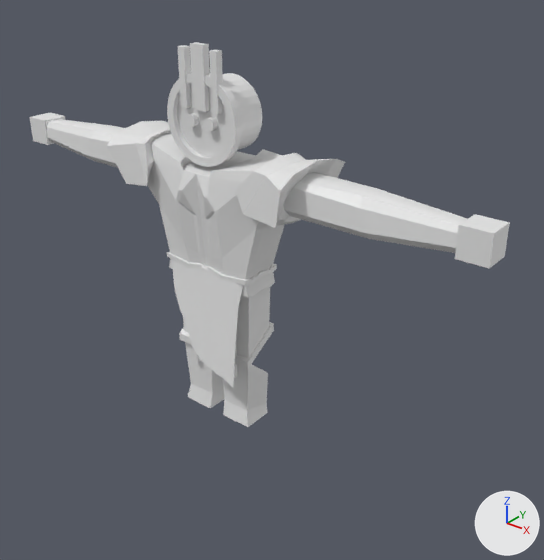
The FBX model Assets/Models/Actors/KOLOSS.fbx: old version first, new version second.
The view is the same before and after, from a camera (50 mm lens) standing at (5.04, -5.46, 5.07) and looking at (0.84, -0.22, 1.82). The axes (+X, +Y, +Z) are drawn at lower right. The lights are the same throughout. Materials are left out; every surface is plain grey. Where no turn or scale is listed for an object, it has been applied to the vertices.

The scene before the commit, as lines of its bpy script (objects in view):
```python
ob_armpit = bpy.data.objects.new('Armpit', me_cube_011)
ob_armpit.location = (0.0, 0.0, 0.0)
ob_arms = bpy.data.objects.new('Arms', me_cube_010)
ob_arms.location = (0.0, 0.0, 0.0)
ob_belt = bpy.data.objects.new('Belt', me_cube_012)
ob_belt.location = (0.0, 0.0, 0.0)
ob_face = bpy.data.objects.new('Face', me_cylinder_001)
ob_face.location = (0.0, 0.0, 0.0)
ob_hands = bpy.data.objects.new('Hands', me_cube_014)
ob_hands.location = (0.0, 0.0, 0.0)
ob_legs = bpy.data.objects.new('Legs', me_cube_013)
ob_legs.location = (0.0, 0.0, 0.0)
ob_pauldrons = bpy.data.objects.new('Pauldrons', me_cube_009)
ob_pauldrons.location = (0.0, 0.0, 0.0)
ob_skirt = bpy.data.objects.new('Skirt', me_cube_008)
ob_skirt.location = (0.0, 0.0, 0.0)
ob_torso = bpy.data.objects.new('Torso', me_cube_003)
ob_torso.location = (0.0, 0.0, 0.0)
# also in view: 'Head' at (0.0, 0.0, 3.28)
```
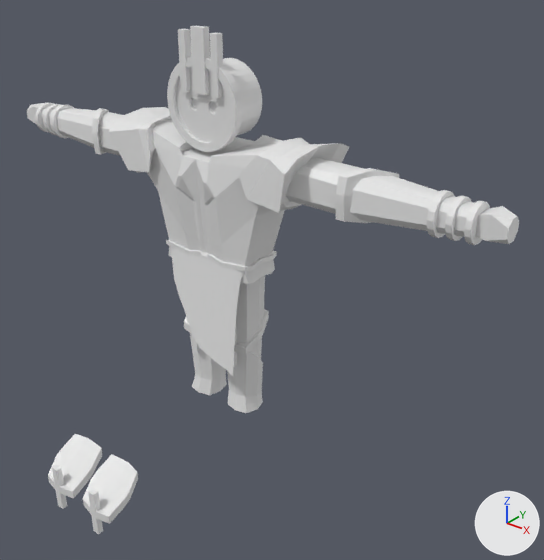
Commit message: Changed koloss hieght by .149

Pixel boxes [x1, y1, x2, y2] of what changed, in the pictures (544 x 560 px; the box of a moved part takes in the faces that stretch with it):
'Arms', reshaped, moved: before [46, 119, 467, 253]; after [41, 104, 478, 241]
'Torso', moved: before [148, 133, 284, 279]; after [147, 120, 285, 266]
'Pauldrons', moved: before [107, 121, 345, 228]; after [109, 107, 349, 213]
'Legs', reshaped, moved (10% narrower): before [179, 287, 274, 427]; after [184, 276, 269, 413]
'Face', moved: before [167, 42, 242, 167]; after [167, 25, 243, 152]
'Skirt', moved: before [171, 259, 244, 387]; after [170, 246, 244, 376]
'Head', moved: before [177, 73, 262, 157]; after [176, 58, 262, 142]
'Joint', added: after [48, 434, 138, 534]
'Hands', reshaped, moved (8% shorter): before [30, 113, 510, 268]; after [27, 103, 519, 245]
'Belt', moved: before [167, 252, 277, 297]; after [166, 240, 277, 284]
'Armpit', moved: before [138, 184, 301, 226]; after [136, 171, 302, 210]
part 1 of me_cube_013, rebuilt (19% narrower): before [223, 287, 270, 427]; after [227, 276, 265, 413]
part 2 of me_cube_013, rebuilt: before [183, 318, 224, 408]; after [190, 333, 227, 395]
part 3 of me_cube_013, moved or reshaped: before [179, 322, 274, 370]; after [184, 309, 269, 355]
part 4 of me_cube_014, added: after [464, 201, 490, 245]
part 5 of me_cube_014, added: after [35, 103, 54, 132]
part 6 of me_cube_014, rebuilt: before [455, 214, 510, 268]; after [475, 206, 519, 244]
part 7 of me_cube_014, rebuilt: before [30, 113, 65, 145]; after [27, 103, 44, 124]
part 8 of me_cube_010, added: after [445, 196, 471, 241]
part 9 of me_cube_010, added: after [427, 190, 455, 238]
part 10 of me_cube_010, added: after [43, 104, 61, 135]
part 11 of me_cube_010, added: after [50, 105, 74, 138]
part 12 of me_cube_010, added: after [335, 168, 399, 223]
part 13 of me_cube_010, added: after [92, 108, 109, 155]
part 14 of me_cube_010, moved or reshaped: before [283, 172, 467, 253]; after [285, 158, 475, 237]
part 15 of me_cube_010, moved or reshaped: before [46, 119, 124, 167]; after [41, 107, 123, 156]

The change, as a list of edits to the scene's bpy script:
```text
Change me_cube_013:
    remove me_cube_013.from_pydata(...)  # 116 vertices, 114 faces; spans x -0.51..0.51, y -0.23..0.22, z -0.15..1.66
    add me_cube_013.from_pydata(...)  # 198 vertices, 212 faces; spans x -0.51..0.51, y -0.23..0.22, z -0.15..1.66
    me_cube_013 part 1: the loose piece of 30 vertices spanning x 0.03..0.51, y -0.19..0.18, z -0.15..1.66 is rebuilt with 63 vertices and now spans x 0.03..0.51, y -0.19..0.18, z -0.15..1.66
    me_cube_013 part 2: the loose piece of 30 vertices spanning x -0.51..-0.03, y -0.19..0.18, z -0.15..1.66 is rebuilt with 63 vertices and now spans x -0.51..-0.03, y -0.19..0.18, z -0.15..1.66
    me_cube_013 part 3: 16 vertices moved from x -0.51..0.51, y -0.23..0.22, z 0.65..1.02 to x -0.47..0.47, y -0.19..0.21, z 0.65..1.02; 16 vertices added at x -0.51..0.51, y -0.04..0.04, z 0.77..0.9
Change me_cube_010:
    remove me_cube_010.from_pydata(...)  # 1024 vertices, 1072 faces; spans x -2.82..2.82, y -0.25..0.2, z 2.46..2.9
    add me_cube_010.from_pydata(...)  # 1224 vertices, 1232 faces; spans x -2.82..2.82, y -0.26..0.2, z 2.46..2.94
    me_cube_010 part 8: a new loose piece, a 16-sided cylinder along x spanning x 2.602..2.659, y -0.202..0.165, z 2.509..2.876
    me_cube_010 part 9: a new loose piece, a 16-sided cylinder along x spanning x 2.444..2.505, y -0.215..0.178, z 2.496..2.889
    me_cube_010 part 10: a new loose piece, a 16-sided cylinder along x spanning x -2.659..-2.602, y -0.202..0.165, z 2.509..2.876
    me_cube_010 part 11: a new loose piece, a 16-sided cylinder along x spanning x -2.505..-2.444, y -0.215..0.178, z 2.496..2.889
    me_cube_010 part 12: a new loose piece of 36 vertices spanning x 1.59..2.16, y -0.26..0.19, z 2.46..2.94
    me_cube_010 part 13: a new loose piece of 36 vertices spanning x -2.16..-1.59, y -0.26..0.19, z 2.46..2.94
    me_cube_010 part 14: 10 vertices moved from x 1.77..2.75, y -0.21..0.18, z 2.46..2.88 to x 1.65..2.79, y -0.21..0.15, z 2.48..2.88
    me_cube_010 part 15: 10 vertices moved from x -2.75..-1.77, y -0.21..0.18, z 2.46..2.88 to x -2.79..-1.65, y -0.21..0.15, z 2.48..2.88
Change me_cube_014:
    remove me_cube_014.from_pydata(...)  # 16 vertices, 12 faces; spans x -2.99..2.99, y -0.15..0.15, z 2.54..2.84
    add me_cube_014.from_pydata(...)  # 112 vertices, 80 faces; spans x -3.09..3.09, y -0.2..0.16, z 2.51..2.87
    me_cube_014 part 4: a new loose piece, a 16-sided cylinder along x spanning x 2.766..2.821, y -0.196..0.16, z 2.515..2.871
    me_cube_014 part 5: a new loose piece, a 16-sided cylinder along x spanning x -2.821..-2.766, y -0.196..0.16, z 2.515..2.871
    me_cube_014 part 6: the loose piece of 8 vertices spanning x 2.69..2.99, y -0.15..0.15, z 2.54..2.84 is rebuilt with 24 vertices and now spans x 2.72..3.09, y -0.12..0.1, z 2.59..2.83
    me_cube_014 part 7: the loose piece of 8 vertices spanning x -2.99..-2.69, y -0.15..0.15, z 2.54..2.84 is rebuilt with 24 vertices and now spans x -3.09..-2.72, y -0.12..0.1, z 2.59..2.83
Change ob_skirt:
    ob_skirt.location: (0.0, 0.0, 0.0) -> (0.0, 0.0, 0.15)
Change ob_belt:
    ob_belt.location: (0.0, 0.0, 0.0) -> (0.0, 0.0, 0.15)
Change ob_pauldrons:
    ob_pauldrons.location: (0.0, 0.0, 0.0) -> (0.03, 0.02, 0.15)
Change ob_armpit:
    ob_armpit.location: (0.0, 0.0, 0.0) -> (0.0, 0.0, 0.15)
Change ob_head:
    ob_head.location: (0.0, 0.0, 0.0) -> (0.0, 0.0, 0.15)
Change ob_legs:
    ob_legs.location: (0.0, 0.0, 0.0) -> (0.0, 0.0, 0.15)
Change ob_face:
    ob_face.location: (0.0, 0.0, 0.0) -> (0.0, 0.0, 0.15)
Change ob_arms:
    ob_arms.location: (0.0, 0.0, 0.0) -> (0.0, 0.0, 0.15)
Change ob_torso:
    ob_torso.location: (0.0, 0.0, 0.0) -> (0.0, 0.0, 0.15)
Change ob_hands:
    ob_hands.location: (0.0, 0.0, 0.0) -> (0.0, 0.0, 0.15)
Add ob_joint:
    ob_joint = bpy.data.objects.new('Joint', me_cube_018)  # 72 vertices, 88 faces; spans x -0.514..0.514, y -2.226..-1.776, z 0.447..1.022
    ob_joint.location = (0.0, 0.0, -0.75)
```
